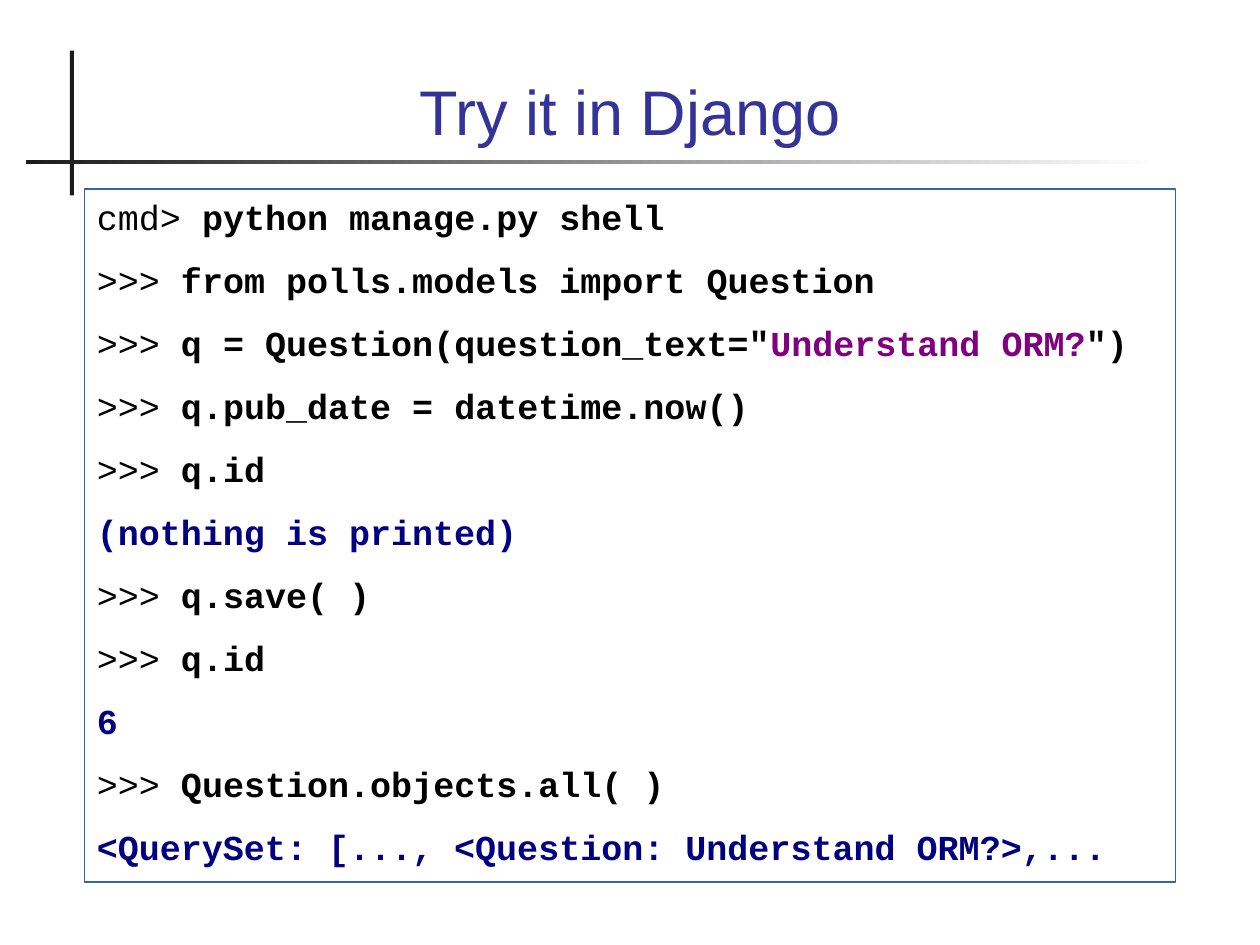
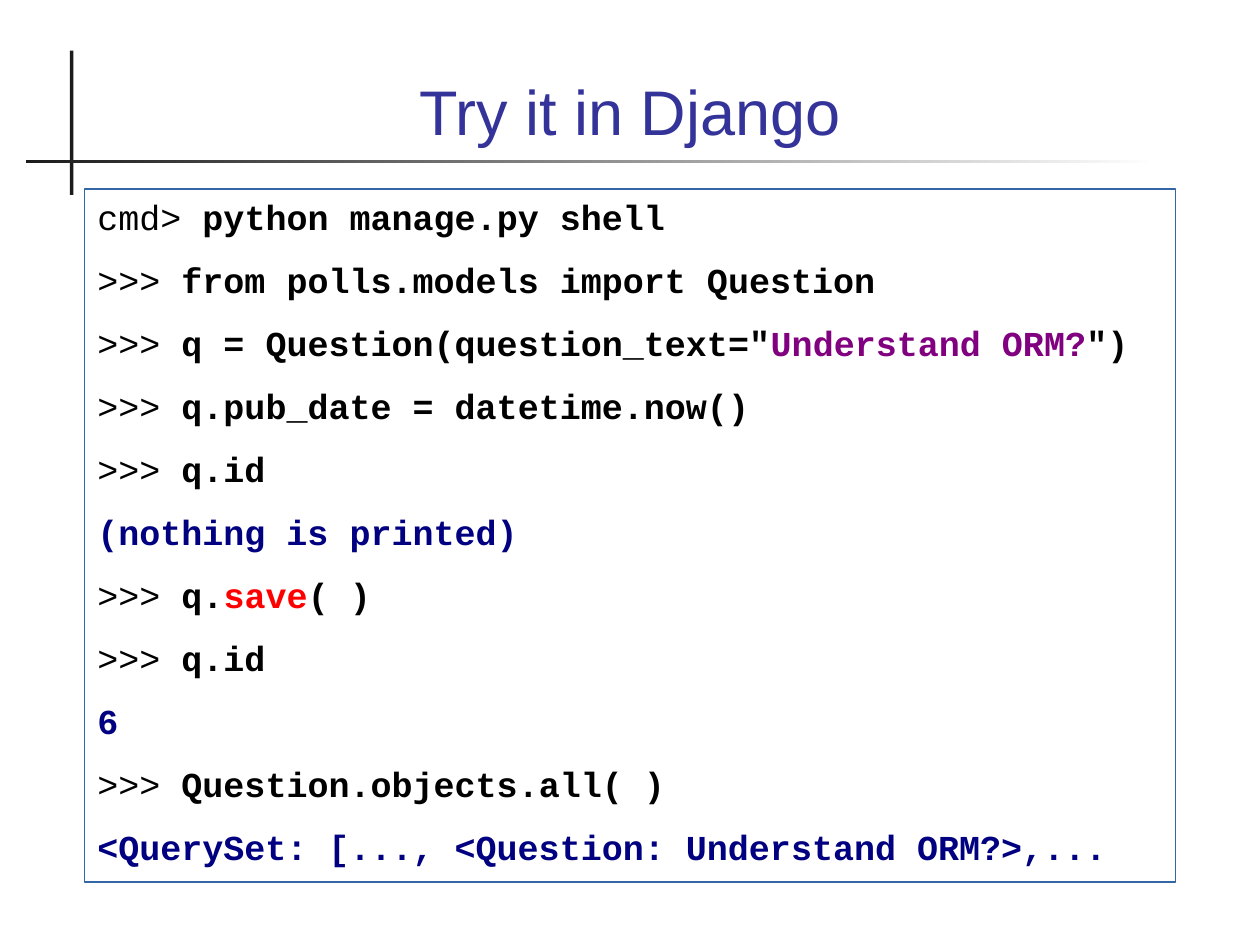
Before and after one commit to cpske/ISP, a slide deck: slide 14 of database/Persistence-and-ORM.ppt (slide 15 before the commit). Drawn at 1260x945 pixels with LibreOffice and Linux fonts; fonts in the diff are those of the drawing. Boxes give left, top, right and bottom in pixels: in the first picture for what was removed or moved away, otherwise in the second. Text is boxed around its words. In the diff, an @@ line names an element or a change of style, - is before the commit and + after.

```diff
--- a/database/Persistence-and-ORM.ppt
+++ b/database/Persistence-and-ORM.ppt
@@ text at [181,583,328,616]: text colour #000000 to #FF0000 in "q.save(" @@
```
Also in this commit, not shown: 14 other slides changed, 3 slides added, 1 slide removed, 3 other files.
